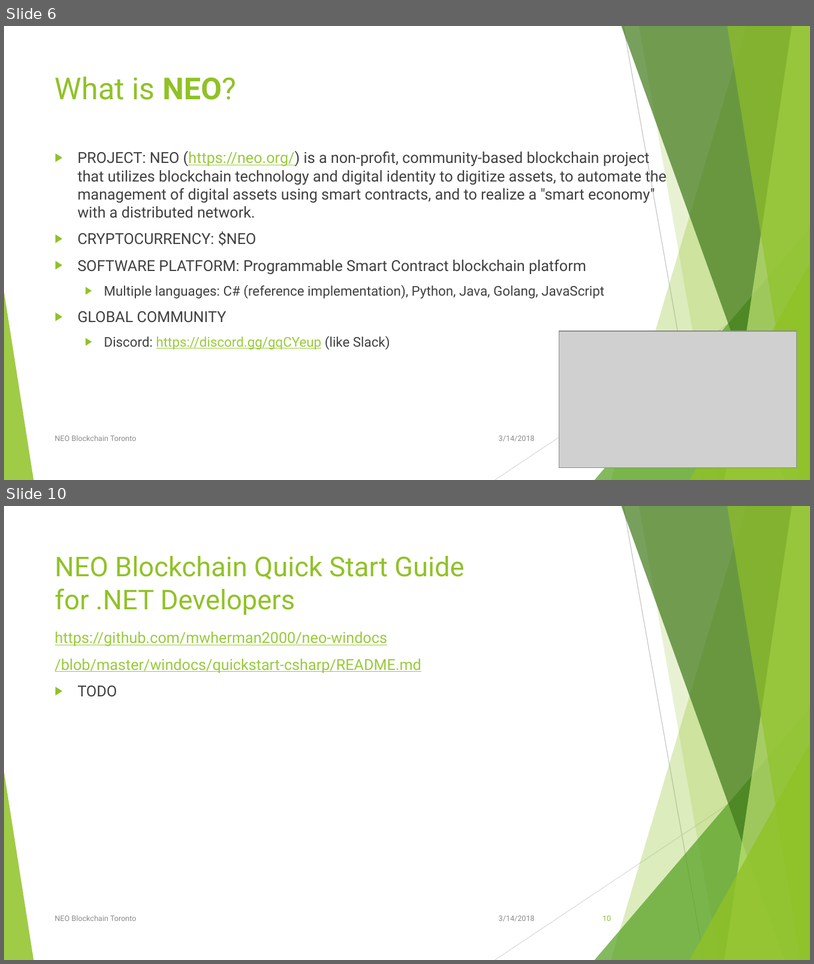
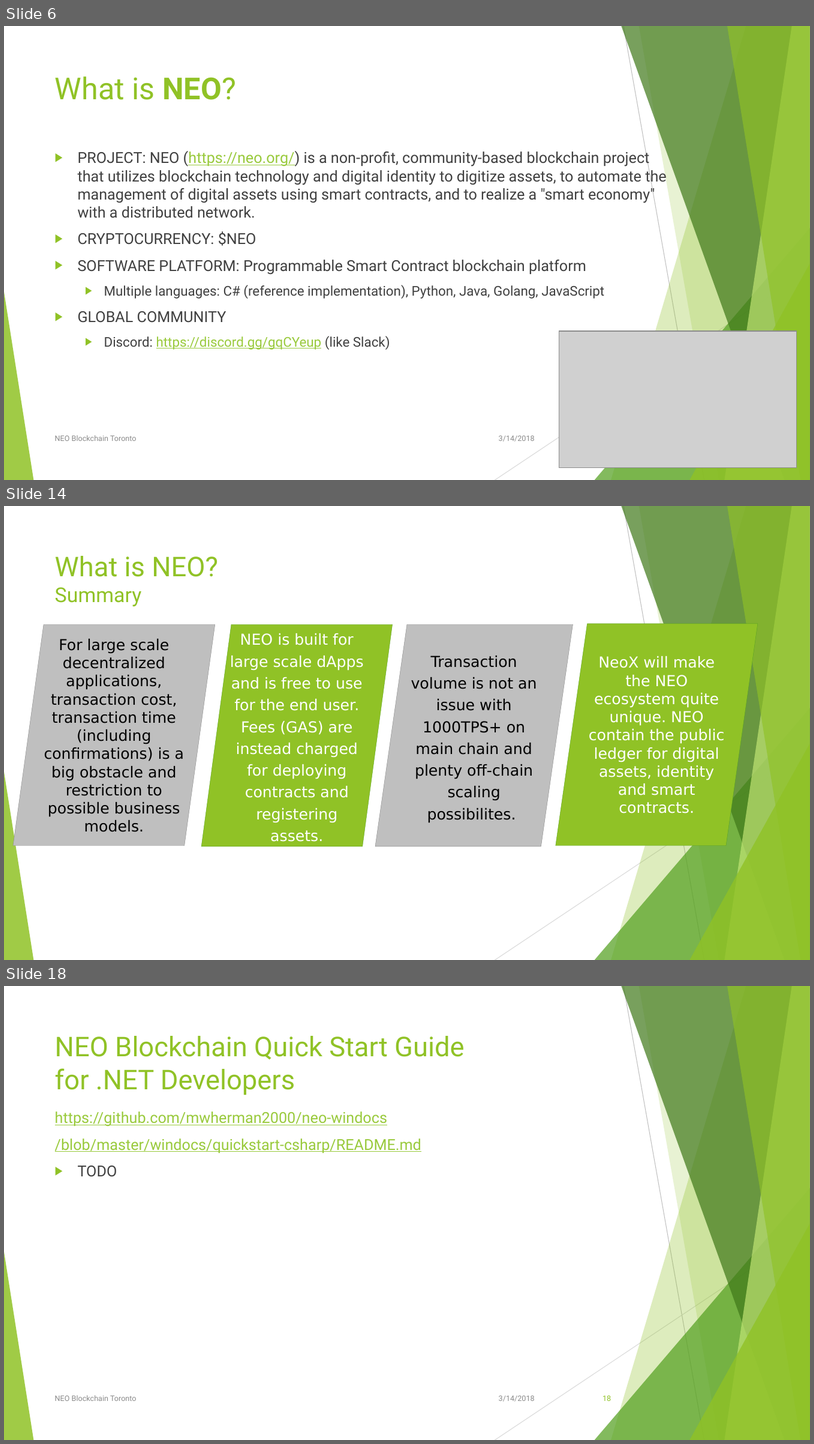
Before and after one commit to mwherman2000/neo-windocs, a slide deck: events/2018-neo-blockchain-toronto/NEO Blockchain-Toronto-20180314 Meetup.pptx. Shown one above the other, each under a label of ours: slides 6 and 10 before the commit, slides 6, 14 and 18 after it; the slides between them are not shown. The pictures are 814x964 and 814x1444 pixels, drawn with LibreOffice and Linux fonts; fonts in the diff are those of the drawing; grey boxes stand for pictures. Boxes give left, top, right and bottom in pixels: in the first picture for what was removed or moved away, otherwise in the second. Text is boxed around its words. In the diff, an @@ line names an element or a change of style, - is before the commit and + after.

```diff
--- a/events/2018-neo-blockchain-toronto/NEO Blockchain-Toronto-20180314 Meetup.pptx
+++ b/events/2018-neo-blockchain-toronto/NEO Blockchain-Toronto-20180314 Meetup.pptx
@@ slide 14 added at bbox=[4, 506, 810, 960], background #FFFFFF; not listed: 10 template elements that a slide beside it also shows @@
@@ title added at bbox=[55, 556, 218, 607], 32.4 pt, text #90C226 @@
+What is NEO?
+Summary
@@ parallelogram added at bbox=[13, 625, 215, 846], fill #BFBFBF, outline #808080 0.25 pt, 18 pt, text #000000 @@
+For large scale decentralized applications, transaction cost, transaction time (including confirmations) is a big obstacle and restriction to possible business models.
@@ parallelogram added at bbox=[202, 625, 393, 847], fill #90C226, outline #54A021 0.25 pt, 18 pt, text #FFFFFF @@
+NEO is built for large scale dApps and is free to use for the end user. Fees (GAS) are instead charged for deploying contracts and registering assets.
@@ parallelogram added at bbox=[375, 625, 573, 847], fill #BFBFBF, outline #808080 0.25 pt, 18 pt, text #000000 @@
+Transaction volume is not an issue with 1000TPS+ on main chain and plenty off-chain scaling possibilites.
@@ parallelogram added at bbox=[557, 624, 758, 846], fill #90C226, outline #54A021 0.25 pt, 18 pt, text #FFFFFF @@
+NeoX will make the NEO ecosystem quite unique. NEO contain the public ledger for digital assets, identity and smart contracts.
@@ what was slide 10 is now slide 18 @@
@@ page number at bbox=[603, 1395, 611, 1401]: text changed @@
-10
+18
```
Also in this commit, not shown: 2 slides changed, 8 other slides added, 1 slide removed.
